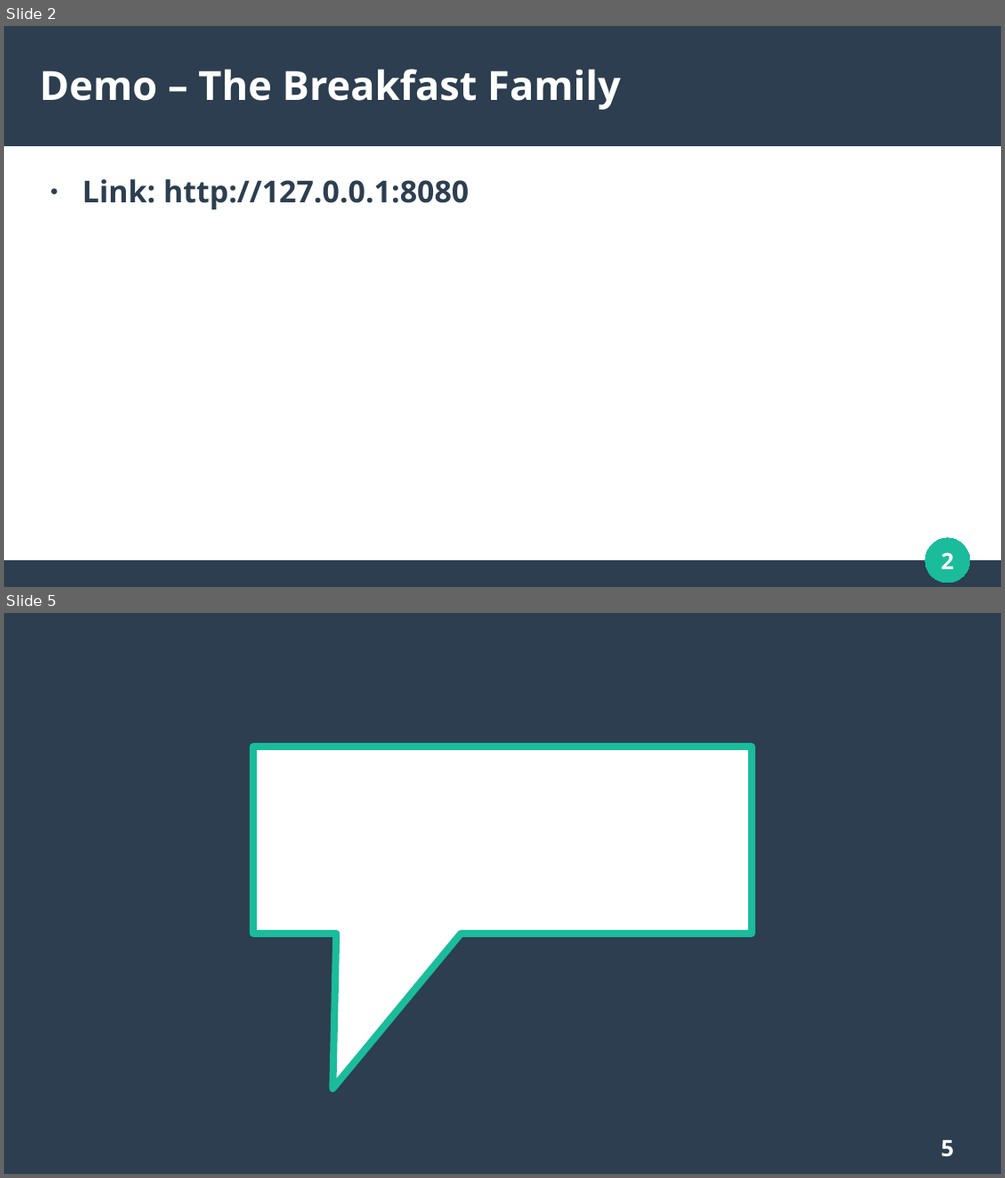
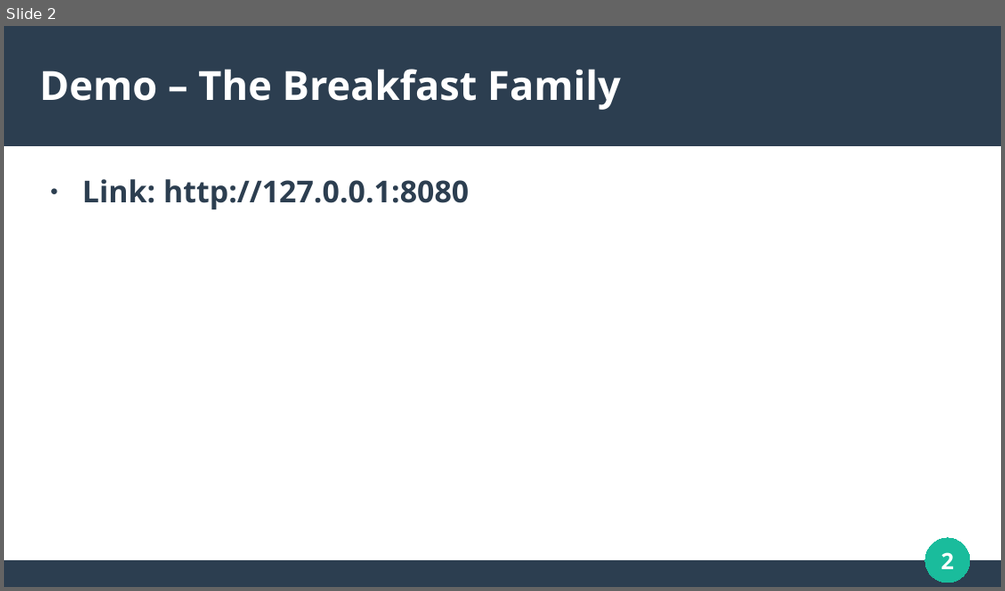
Before and after one commit to kaiguy71/Family-Tree, a slide deck: DeliverablePresentation.odp. Shown one above the other, each under a label of ours: slides 2 and 5 before the commit, slide 2 after it; the slides between them are not shown. The pictures are 1005x1178 and 1005x591 pixels, drawn with LibreOffice and Linux fonts; fonts in the diff are those of the drawing. Boxes give left, top, right and bottom in pixels: in the first picture for what was removed or moved away, otherwise in the second. Text is boxed around its words. In the diff, an @@ line names an element or a change of style, - is before the commit and + after.

```diff
--- a/DeliverablePresentation.odp
+++ b/DeliverablePresentation.odp
@@ slide 5 removed at <box>4,613,1001,1174</box>, background #FFFFFF @@
@@ rectangle removed at <box>4,613,1001,1174</box> @@
@@ speech box removed at <box>254,747,752,934</box> @@
@@ page number removed at <box>941,1140,955,1157</box> @@
-5
```
Also in this commit, not shown: 1 slide changed, 2 slides added, 1 other slide removed.
